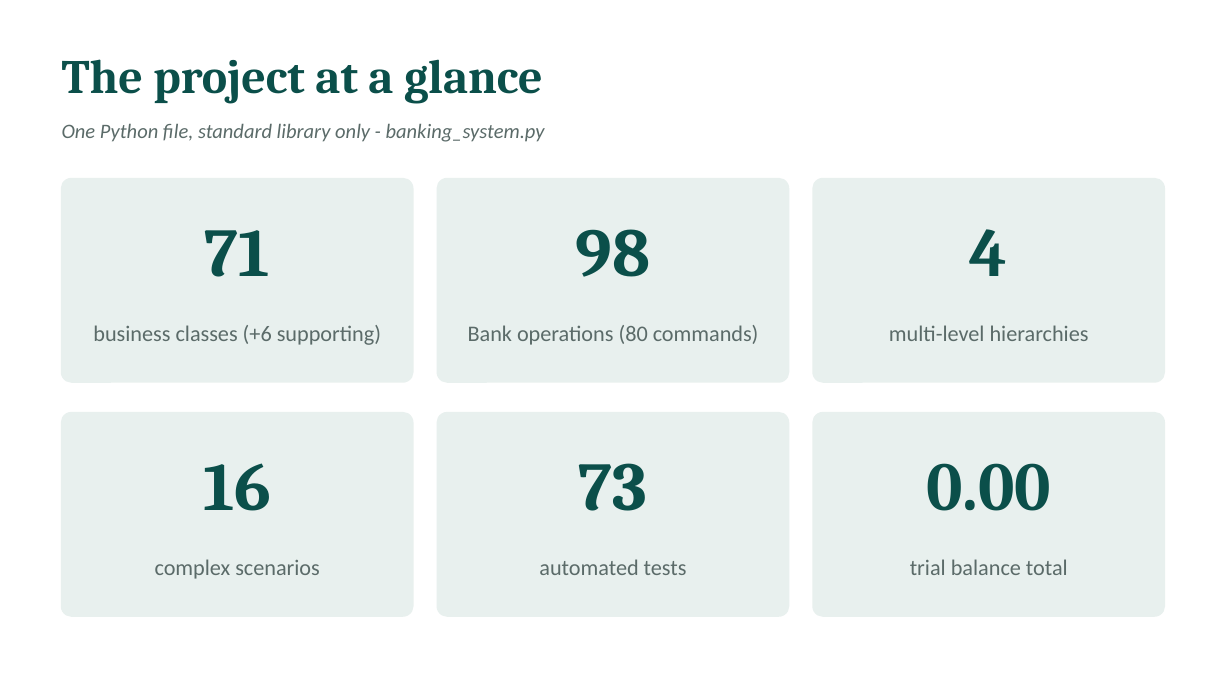
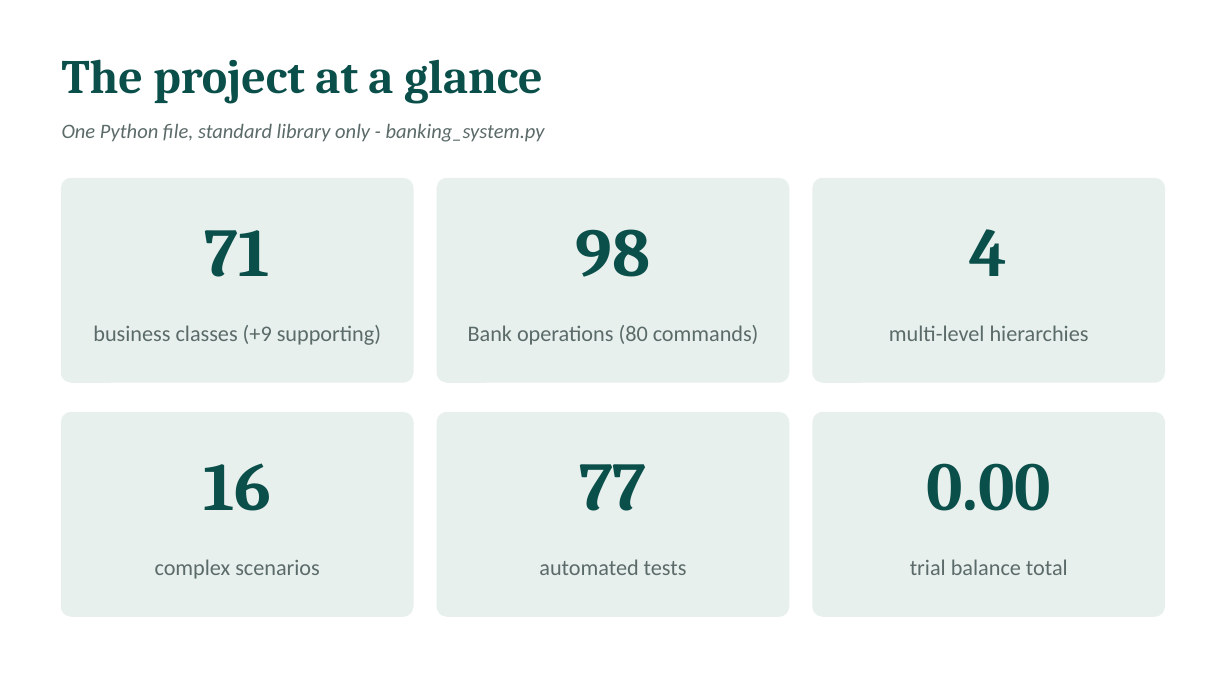
Before and after one commit to l255668-hash/commercial-banking, a slide deck: slide 2 of docs/Viva_Presentation.pptx. Drawn at 1232x693 pixels with LibreOffice and Linux fonts; fonts in the diff are those of the drawing. Boxes give left, top, right and bottom in pixels: in the first picture for what was removed or moved away, otherwise in the second. Text is boxed around its words. In the diff, an @@ line names an element or a change of style, - is before the commit and + after.

```diff
--- a/docs/Viva_Presentation.pptx
+++ b/docs/Viva_Presentation.pptx
@@ text at (93, 325, 381, 345): text changed @@
-business classes (+6 supporting)
+business classes (+9 supporting)
@@ text at (579, 464, 647, 511): text changed @@
-73
+77
```
Also in this commit, not shown: 1 other slide changed, 38 other files.
